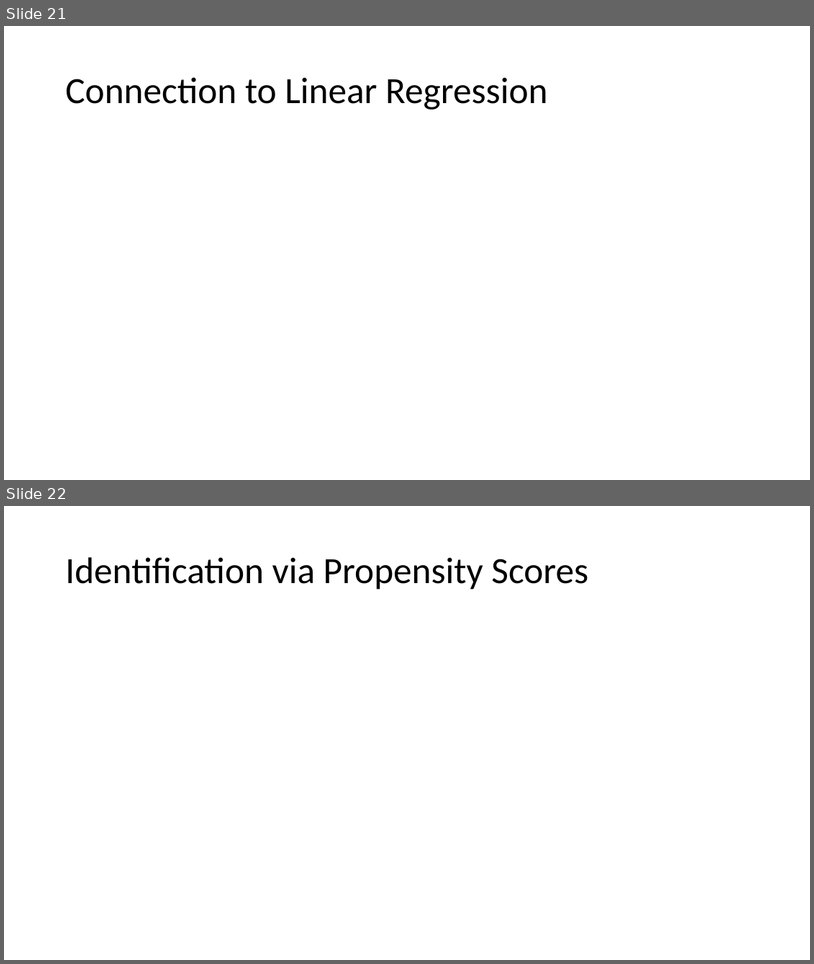
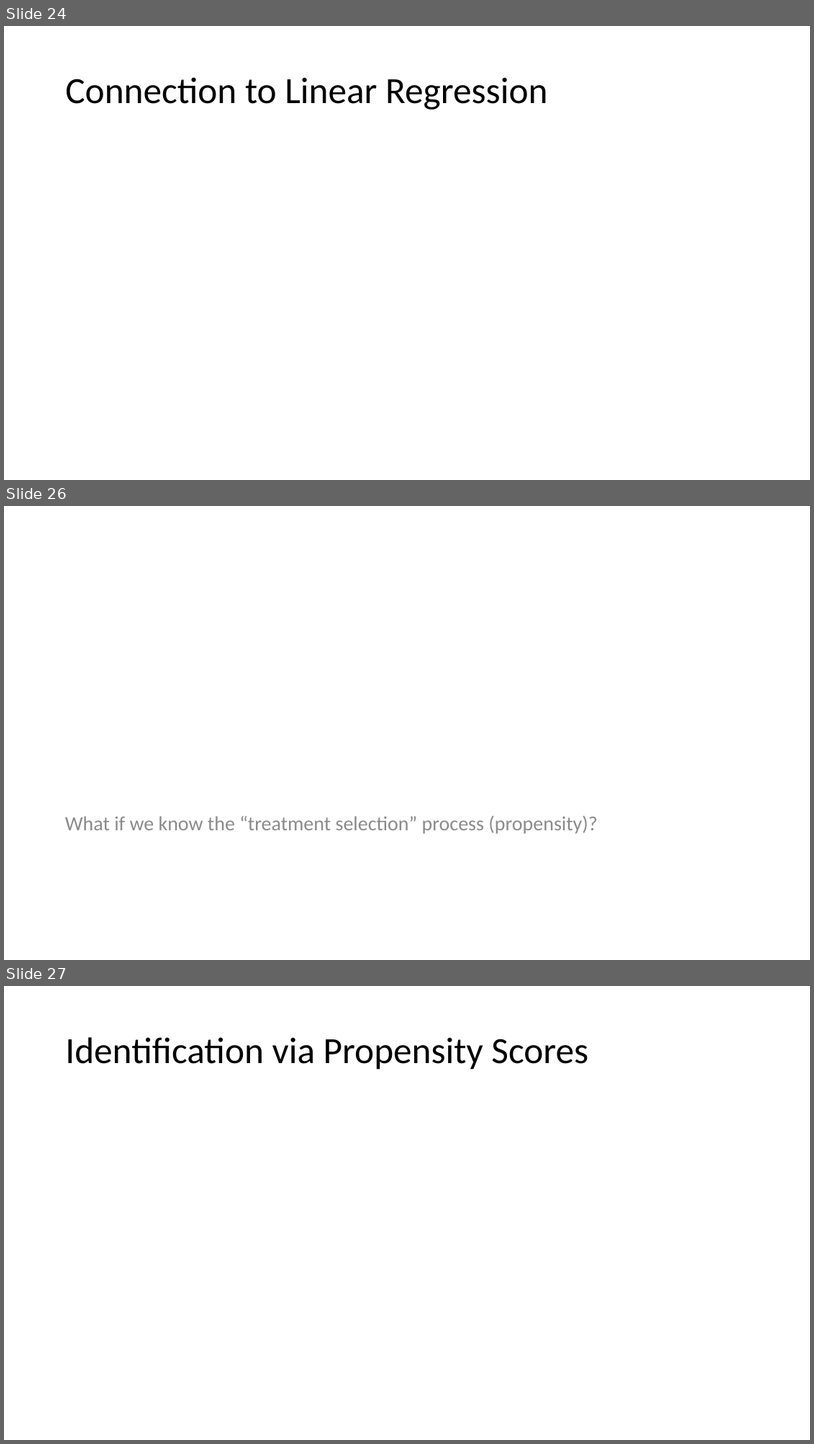
Before and after one commit to stanford-msande228/winter23, a slide deck: MSANDE228_Lecture6_Causality_in_Observational_Data.pptx. Shown one above the other, each under a label of ours: slides 21 and 22 before the commit, slides 24, 26 and 27 after it; the slides between them are not shown. The pictures are 814x964 and 814x1444 pixels, drawn with LibreOffice and Linux fonts; fonts in the diff are those of the drawing; grey boxes stand for pictures. Boxes give left, top, right and bottom in pixels: in the first picture for what was removed or moved away, otherwise in the second. Text is boxed around its words. In the diff, an @@ line names an element or a change of style, - is before the commit and + after.

```diff
--- a/MSANDE228_Lecture6_Causality_in_Observational_Data.pptx
+++ b/MSANDE228_Lecture6_Causality_in_Observational_Data.pptx
@@ slide 26 added at <box>4,506,810,960</box>, background #FFFFFF @@
@@ text added at <box>65,816,597,834</box>, 24 pt, text #8C8C8C @@
+What if we know the “treatment selection” process (propensity)?
@@ what was slide 21 is now slide 24 @@
@@ what was slide 22 is now slide 27 @@
```
Also in this commit, not shown: 3 slides changed, 8 other slides added, 1 other file.
